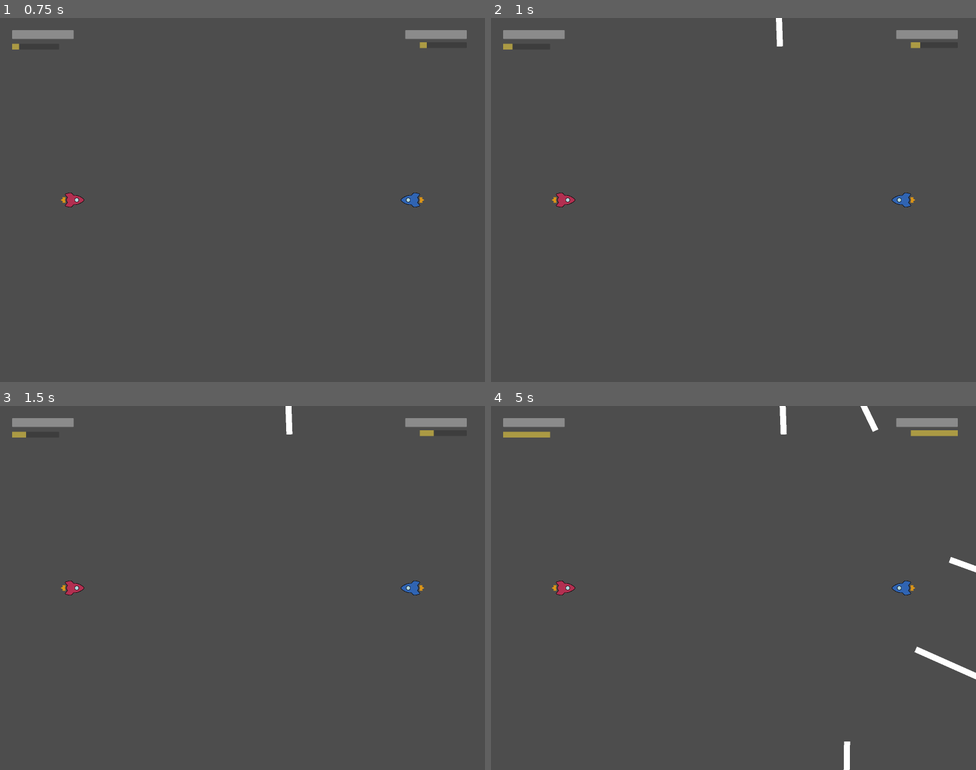
Above: before the commit, frames 1-4 (two rows, left to right).
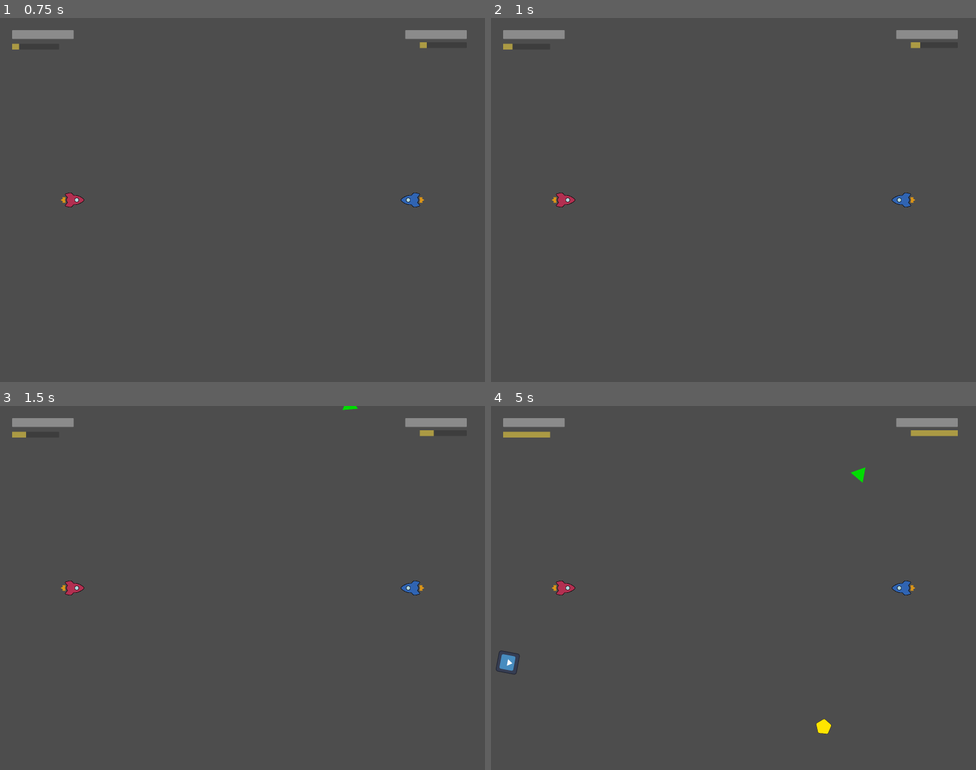
Above: after the commit, the same moments.

Repository: RajwolChapagain/Arcade-Game
Game: Godot game, scene res://main.tscn
Two runs of this game, one before a commit and one after it. Both use one fixed random seed, a clock stepped at 60 frames per second and the inputs below. The engine's default icon, where the game draws it, is replaced by a stand-in: a white triangle on a blue panel in a dark square.
Inputs:
- Up to frame 1 (0.75 s): tap Enter at 0.5 s
- Up to frame 2 (1 s): no input
- Up to frame 3 (1.5 s): tap Space at 1.25 s
- Up to frame 4 (5 s): tap Enter at 2.75 s

Frame 1 is identical in both runs. In frame 2, 0.1% of the frame differs, in the area x 58-61%, y 0-8%; in frame 3, 0.1%; in frame 4, 1.0%, in the area x 1-100%, y 0-100%.

Commit message:
Revert spawner to normal

Diff:
--- a/powerups/spawner.gd
+++ b/powerups/spawner.gd
@@ -5,7 +5,7 @@
 signal object_spawned(object)
 
 func _on_timer_timeout():
-	var object = objects[4].instantiate()
+	var object = objects.pick_random().instantiate()
 	$Path2D/PathFollow2D.progress_ratio = randf()
 	object.global_position = $Path2D/PathFollow2D.position
 
